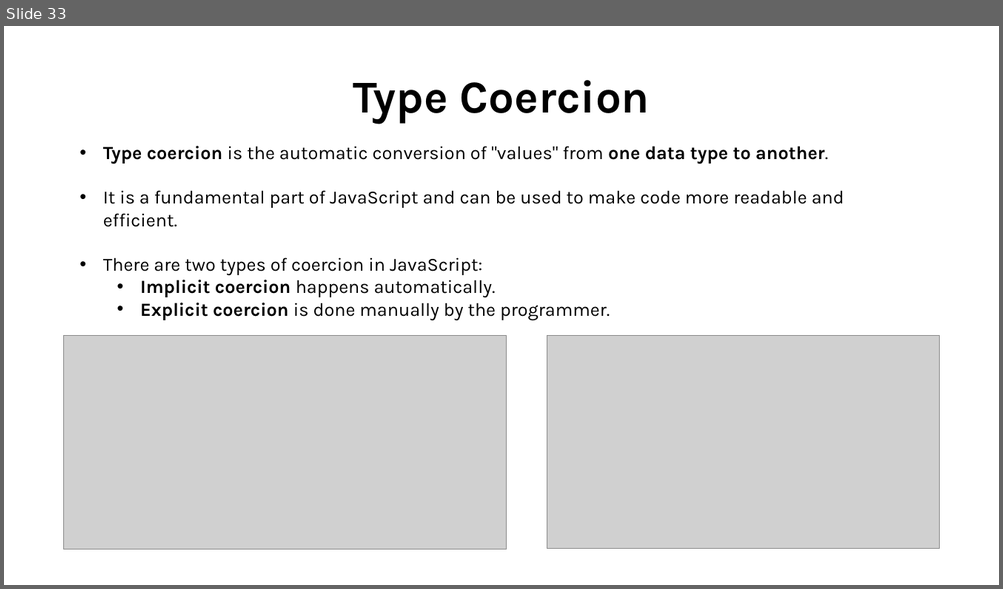
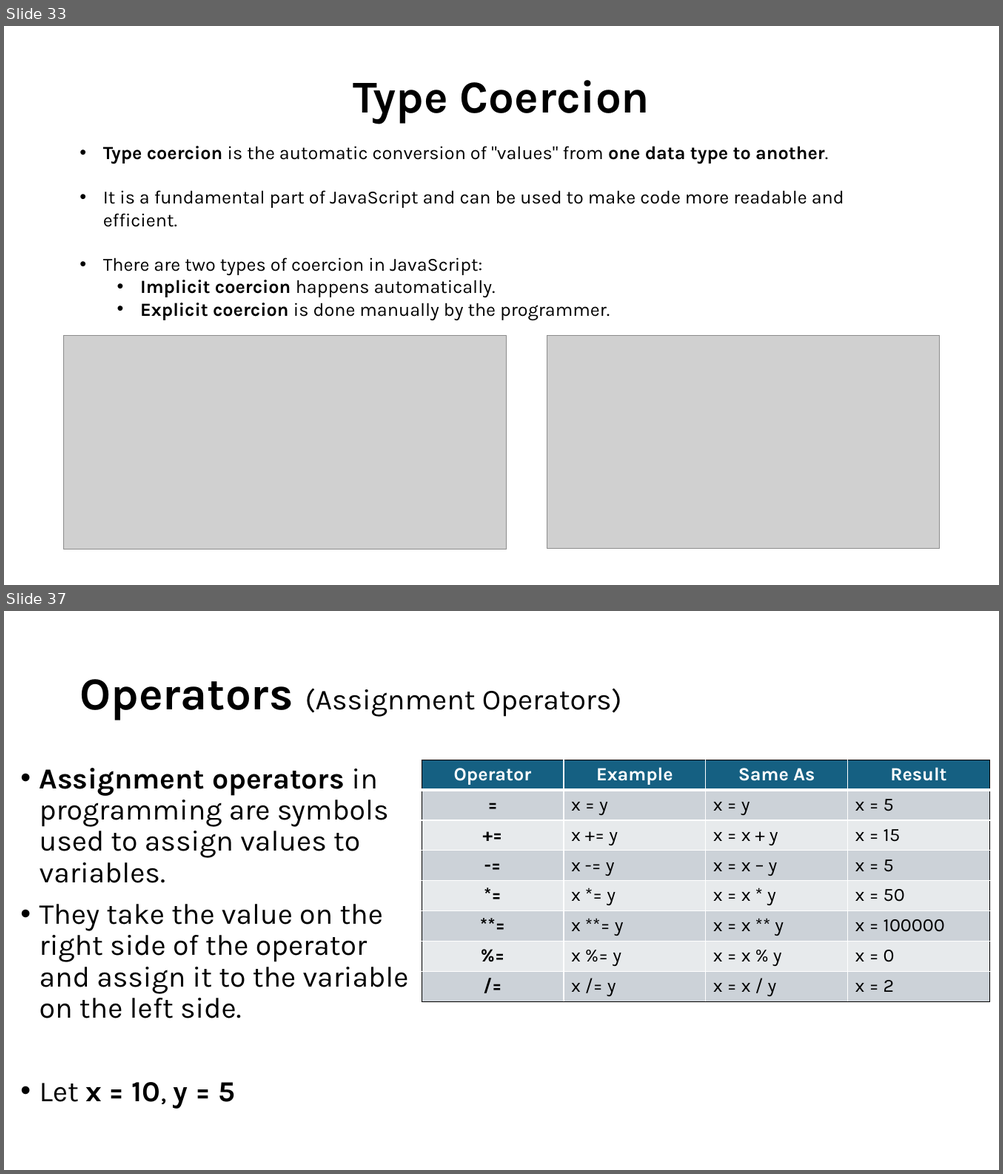
Before and after one commit to shubham-singh-12/Notes, a slide deck: JavaScript Course.pptx. Shown one above the other, each under a label of ours: slide 33 before the commit, slides 33 and 37 after it; the slides between them are not shown. The pictures are 1003x589 and 1003x1174 pixels, drawn with LibreOffice and Linux fonts; fonts in the diff are those of the drawing; grey boxes stand for pictures. Boxes give left, top, right and bottom in pixels: in the first picture for what was removed or moved away, otherwise in the second. Text is boxed around its words. In the diff, an @@ line names an element or a change of style, - is before the commit and + after.

```diff
--- a/JavaScript Course.pptx
+++ b/JavaScript Course.pptx
@@ slide 37 added at (x1=4, y1=611, x2=999, y2=1170), background #FFFFFF @@
@@ title added at (x1=79, y1=679, x2=622, y2=721), 28 pt, text #000000 @@
+Operators (Assignment Operators)
@@ table added at (x1=422, y1=760, x2=989, y2=1002), 8 rows, 4 columns @@
+Operator | Example | Same As | Result
+= | x = y | x = y | x = 5
++= | x += y | x = x + y | x = 15
+-= | x -= y | x = x – y | x = 5
+*= | x *= y | x = x * y | x = 50
+**= | x **= y | x = x ** y | x = 100000
+%= | x %= y | x = x % y | x = 0
+/= | x /= y | x = x / y | x = 2
@@ text added at (x1=40, y1=768, x2=409, y2=1109), 28 pt, text #000000 @@
+• Assignment operators in programming are symbols used to assign values to variables.
+• They take the value on the right side of the operator and assign it to the variable on the left side.
+• Let x = 10, y = 5
```
Also in this commit, not shown: 27 other slides added, 17 other files.
